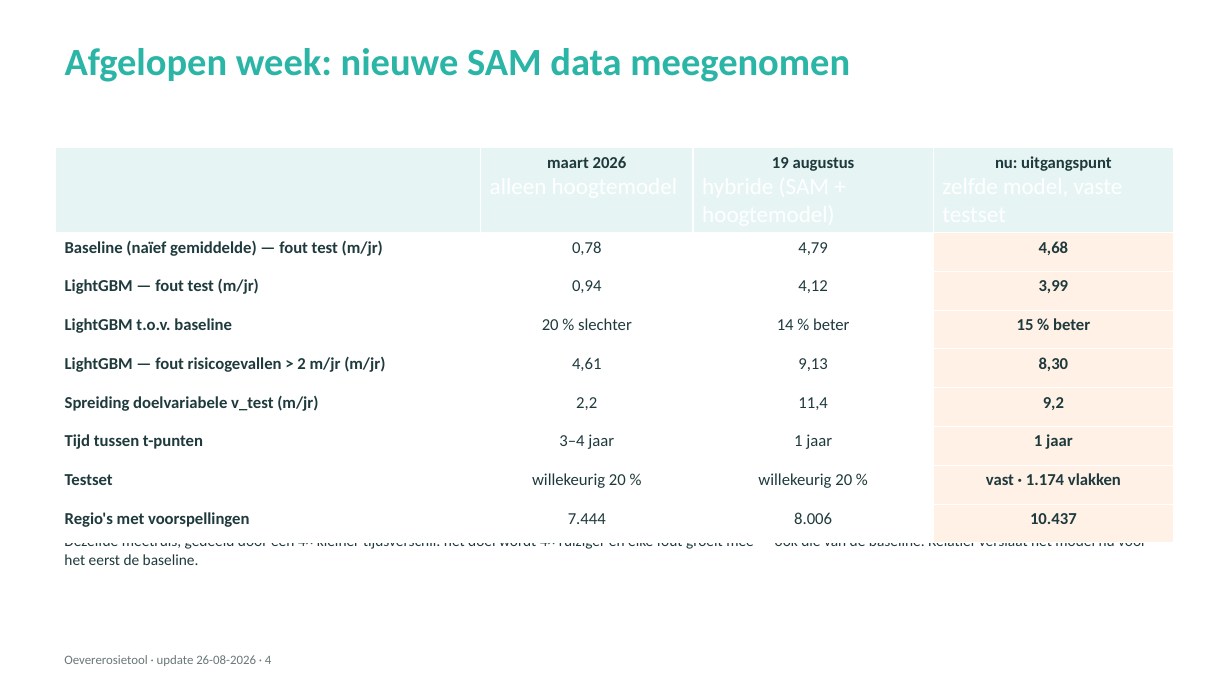
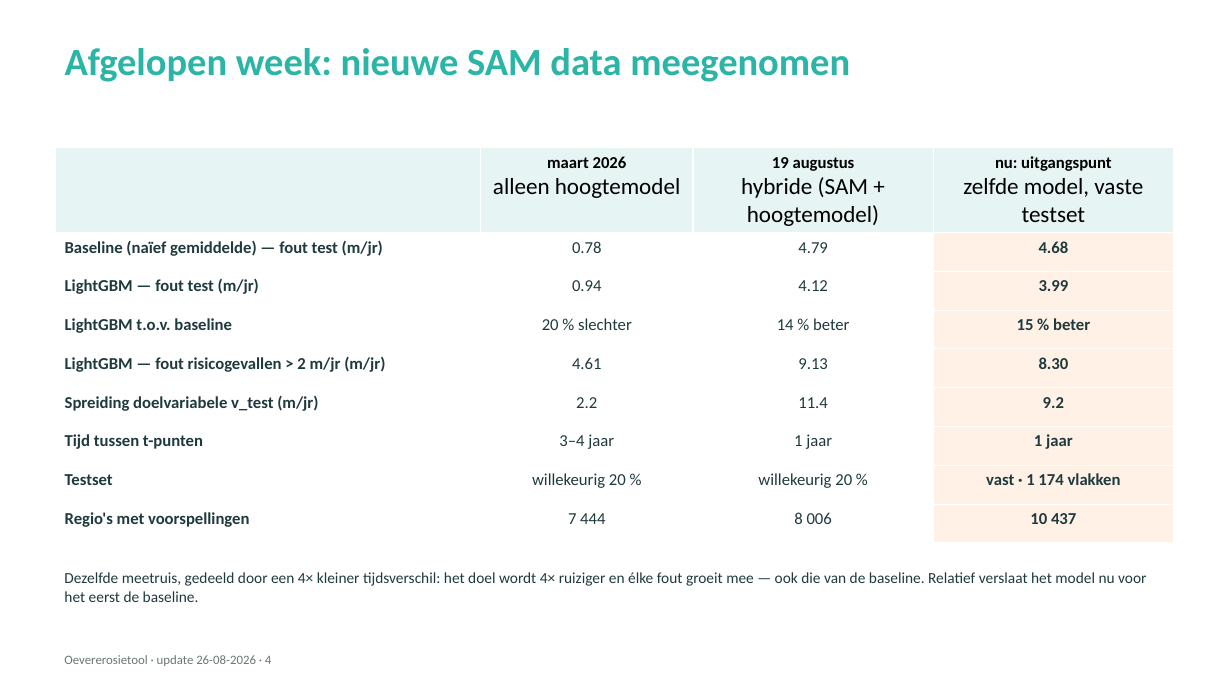
Before and after one commit to HAL24K/wocu-oevererosie, a slide deck: slide 4 of docs/presentations/20260826_update_v2.pptx. Drawn at 1232x693 pixels with LibreOffice and Linux fonts; fonts in the diff are those of the drawing. Boxes give left, top, right and bottom in pixels: in the first picture for what was removed or moved away, otherwise in the second. Text is boxed around its words. In the diff, an @@ line names an element or a change of style, - is before the commit and + after.

```diff
--- a/docs/presentations/20260826_update_v2.pptx
+++ b/docs/presentations/20260826_update_v2.pptx
@@ table at (x1=55, y1=148, x2=1174, y2=543) @@
-row 2: Baseline (naïef gemiddelde) — fout test (m/jr) | 0,78 | 4,79 | 4,68
+row 2: Baseline (naïef gemiddelde) — fout test (m/jr) | 0.78 | 4.79 | 4.68
-row 3: LightGBM — fout test (m/jr) | 0,94 | 4,12 | 3,99
+row 3: LightGBM — fout test (m/jr) | 0.94 | 4.12 | 3.99
-row 5: LightGBM — fout risicogevallen > 2 m/jr (m/jr) | 4,61 | 9,13 | 8,30
+row 5: LightGBM — fout risicogevallen > 2 m/jr (m/jr) | 4.61 | 9.13 | 8.30
-row 6: Spreiding doelvariabele v_test (m/jr) | 2,2 | 11,4 | 9,2
+row 6: Spreiding doelvariabele v_test (m/jr) | 2.2 | 11.4 | 9.2
-row 8, column 4: vast · 1.174 vlakken
+row 8, column 4: vast · 1 174 vlakken
-row 9: Regio's met voorspellingen | 7.444 | 8.006 | 10.437
+row 9: Regio's met voorspellingen | 7 444 | 8 006 | 10 437
@@ text colour #1F3A3D to #000000 in "maart 2026", "19 augustus", "nu: uitgangspunt" @@
@@ text colour #FFFFFF to #000000 in "alleen hoogtemodel", "hybride (SAM + hoogtemodel)", "zelfde model, vaste testset" @@
@@ alignment left to centre @@
@@ text "Dezelfde meetruis, gedeeld door een ..." rewrapped from (x1=64, y1=543, x2=1146, y2=565) to (x1=64, y1=572, x2=1146, y2=602) @@
```
Also in this commit, not shown: 10 other slides changed, 2 other files.
